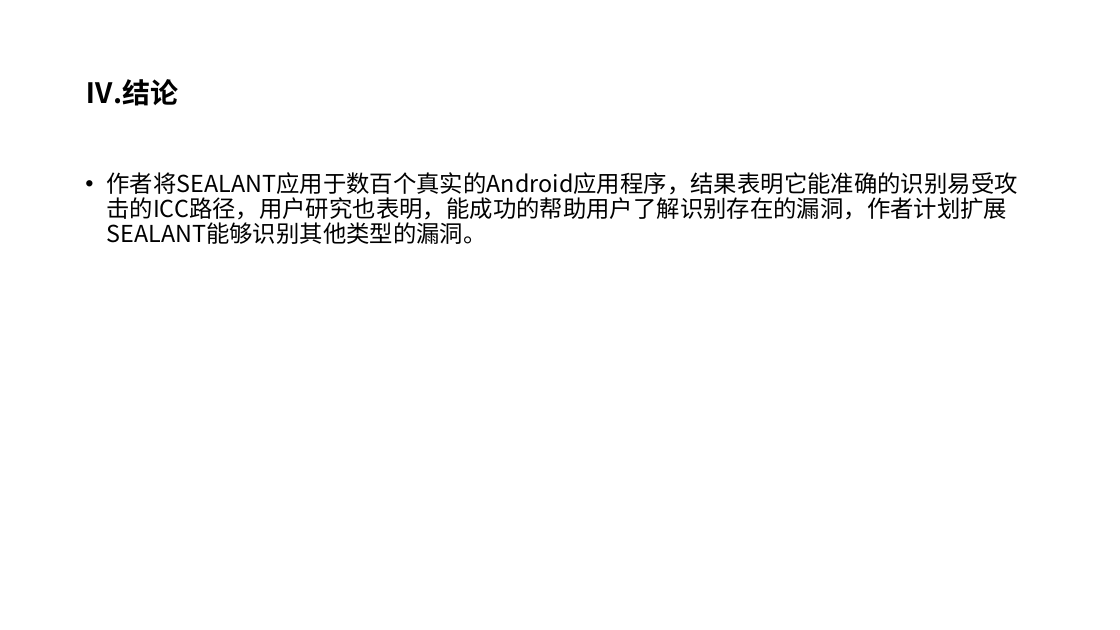
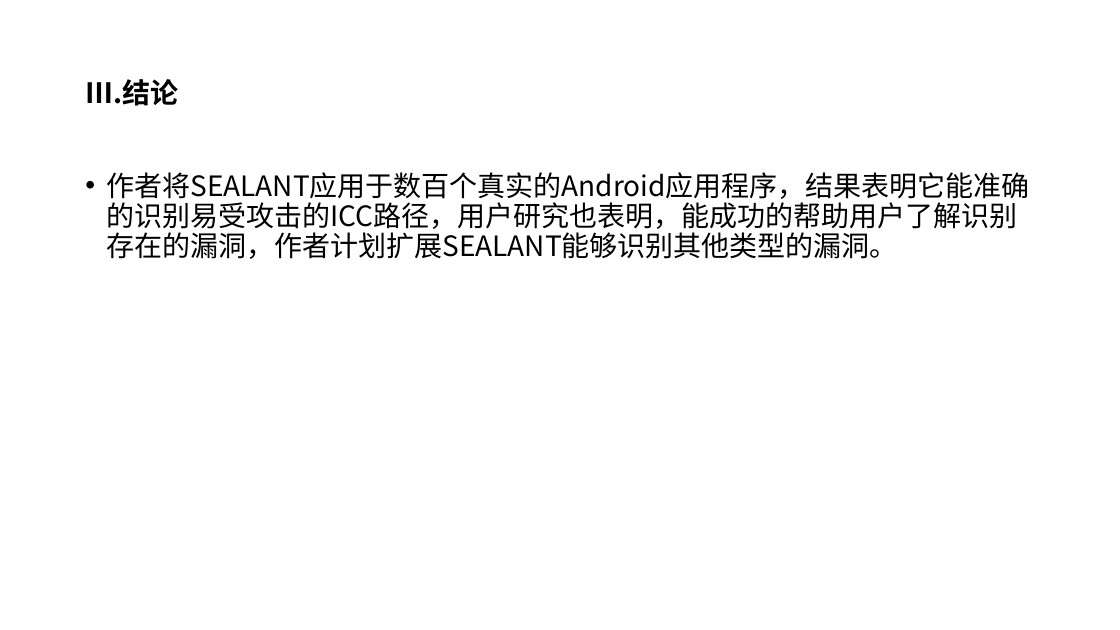
Before and after one commit to wh7yan/-, a slide deck: slide 11 of 论文研读/SEALANT.pptx. Drawn at 1120x630 pixels with LibreOffice and Linux fonts; fonts in the diff are those of the drawing. Boxes give left, top, right and bottom in pixels: in the first picture for what was removed or moved away, otherwise in the second. Text is boxed around its words. In the diff, an @@ line names an element or a change of style, - is before the commit and + after.

```diff
--- a/论文研读/SEALANT.pptx
+++ b/论文研读/SEALANT.pptx
@@ title at [85, 79, 178, 106]: text changed @@
-Ⅳ.结论
+Ⅲ.结论
@@ text "作者将SEALANT应用于数百个真实的Android应用程序，结果表明它能准确的识别易受攻击的ICC路径，用户研究也表明 ..." at [106, 172, 1030, 259]: size 20 to 24 pt @@
```
Also in this commit, not shown: 6 other slides changed, 1 slide added, 1 slide removed, 2 other files.
